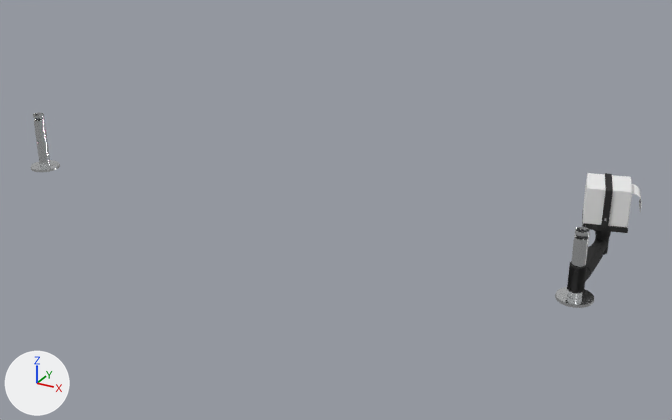
Before and after pictures for a commit that changed the glTF model projekt.glb.
Camera for both pictures: a 50 mm lens placed at (1.443, -3.239, 1.426), pointed at (0.164, -0.912, 0.263). The axes (+X, +Y, +Z) are drawn at lower left. The lights are the same throughout. The picture after the commit comes second. Where no turn or scale is listed for an object, it has been applied to the vertices.

Objects in the first picture: 'PL38_0007', 'PL38_0007_full_c_1', 'PL38_0007_full_c_2', 'PL38_0100__Flex_Arm_A', 'PL38_0100__Flex_Arm_B', 'PL38_0200', 'PL38_0200.001'.
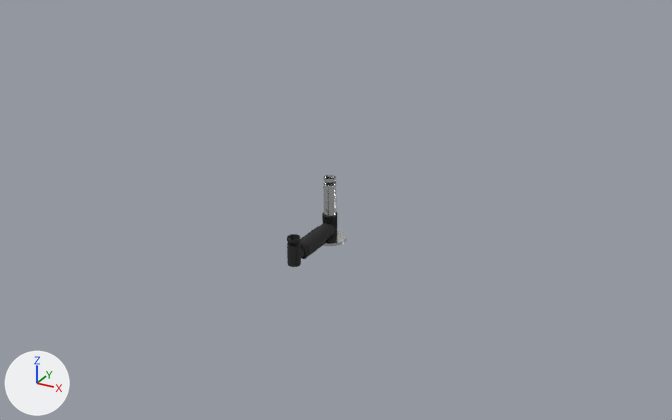
Commit message: AR update

Not visible in the pictures: 'PL38_0007_full_c_3'.

ob_scene is not drawn itself; it is the parent of ob_pl38_0200.
ob_scene_001 is not drawn itself; it is the parent of ob_pl38_0100__flex_arm_a.
ob_scene_002 is not drawn itself; it is the parent of ob_pl38_0100__flex_arm_b.

Pixel boxes (x1, y1, x2, y2) of what changed, in the pictures (672 x 420 px):
'PL38_0007_full_c_2', deleted
    before: (583, 173, 632, 228)
'PL38_0200', moved
    before: (555, 227, 594, 308)
    after: (323, 175, 347, 246)
'PL38_0100__Flex_Arm_A', recoloured, surface changed, moved, turned
    before: (567, 245, 603, 293)
    after: (300, 212, 337, 259)
'PL38_0200.001', deleted
    before: (31, 112, 60, 172)
'PL38_0007', deleted (black)
    before: (582, 173, 628, 238)
'PL38_0100__Flex_Arm_B', recoloured, moved, turned
    before: (592, 236, 609, 255)
    after: (287, 234, 305, 267)
'PL38_0007_full_c_1', deleted
    before: (632, 184, 642, 212)

The change, as a diff of the scene's bpy script:
```diff
--- a/projekt.glb.py
+++ b/projekt.glb.py
@@ me_mesh_1 @@
 me_mesh_1.from_pydata(...)  # 6747 vertices, 13494 faces; spans x -10.4..10.4, y -2.5..2.5, z -3.8..3.8
-me_mesh_1.materials.append(mat_material_1)  # black #262626
+me_mesh_1.materials.append(mat_material_2)  # black #262626
@@ me_mesh_2 @@
 me_mesh_2.from_pydata(...)  # 1497 vertices, 3004 faces; spans x -9.9..10.0, y -1.9..1.9, z -4.2..4.2
-me_mesh_2.materials.append(mat_material_2)  # black #262626
+me_mesh_2.materials.append(mat_material_3)  # black #262626
@@ ob_scene @@
 ob_scene.parent = ob_node_16
-ob_scene.location = (0.949, -1.023, 0.315)
+ob_scene.location = (0.2, -1.015, 0.315)
 ob_scene.scale = (0.00998, 0.00998, 0.00998)
@@ ob_scene_001 @@
 ob_scene_001.parent = ob_node_16
-ob_scene_001.location = (0.949, -0.945, 0.279)
-ob_scene_001.rotation_euler = (0.0, 0.0, -1.571)  # degrees (0, 0, -90)
+ob_scene_001.location = (0.2, -1.094, 0.26)
+ob_scene_001.rotation_euler = (0.0, 0.0, 1.571)  # degrees (0, 0, 90)
 ob_scene_001.scale = (0.01, 0.01, 0.01)
@@ ob_scene_002 @@
 ob_scene_002.parent = ob_node_16
-ob_scene_002.location = (0.95, -0.846, 0.283)
-ob_scene_002.rotation_euler = (0.0, 0.0, -1.571)  # degrees (0, 0, -90)
+ob_scene_002.location = (0.2, -1.142, 0.265)
+ob_scene_002.rotation_euler = (0.0, 0.0, 1.571)  # degrees (0, 0, 90)
 ob_scene_002.scale = (0.01, 0.01, 0.01)
@@ ob_pl38_0007 @@
-ob_pl38_0007 = bpy.data.objects.new('PL38_0007', me_mesh_3)
-ob_pl38_0007.location = (0.95, -0.765, 0.377)
@@ ob_pl38_0007_full_c_1 @@
-ob_pl38_0007_full_c_1 = bpy.data.objects.new('PL38_0007_full_c_1', me_mesh_4)
-ob_pl38_0007_full_c_1.location = (0.964, -0.761, 0.397)
@@ ob_pl38_0007_full_c_2 @@
-ob_pl38_0007_full_c_2 = bpy.data.objects.new('PL38_0007_full_c_2', me_mesh_5)
-ob_pl38_0007_full_c_2.location = (0.964, -0.761, 0.397)
@@ ob_pl38_0007_full_c_3 @@
-ob_pl38_0007_full_c_3 = bpy.data.objects.new('PL38_0007_full_c_3', me_mesh_6)
-ob_pl38_0007_full_c_3.location = (0.964, -0.761, 0.397)
@@ ob_pl38_0200_001 @@
-ob_pl38_0200_001 = bpy.data.objects.new('PL38_0200.001', me_mesh_0)
-ob_pl38_0200_001.parent = ob_scene_005
-ob_pl38_0200_001.location = (0.0, 0.0, 0.0)
```
